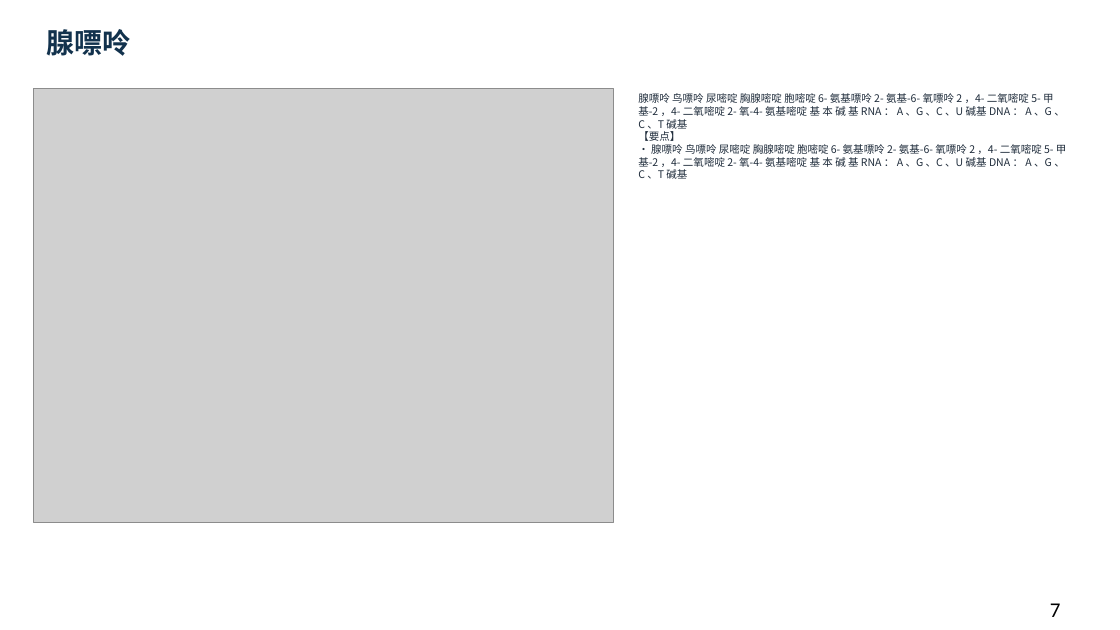
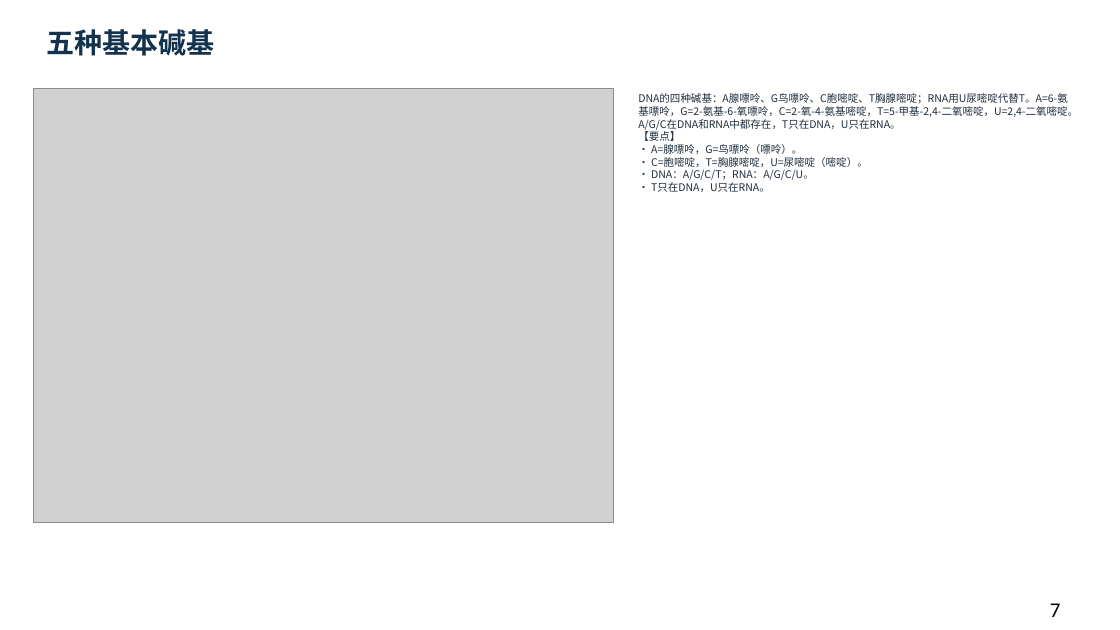
Before and after one commit to newkan-li/Biochemistry, a slide deck: slide 7 of downloads/bc11-ai-style.pptx. Drawn at 1120x630 pixels with LibreOffice and Linux fonts; fonts in the diff are those of the drawing; grey boxes stand for pictures. Boxes give left, top, right and bottom in pixels: in the first picture for what was removed or moved away, otherwise in the second. Text is boxed around its words. In the diff, an @@ line names an element or a change of style, - is before the commit and + after.

```diff
--- a/downloads/bc11-ai-style.pptx
+++ b/downloads/bc11-ai-style.pptx
@@ text at box(46, 29, 214, 56): text changed @@
-腺嘌呤
+五种基本碱基
@@ text at box(638, 93, 1078, 192): text changed @@
-腺嘌呤 鸟嘌呤 尿嘧啶 胸腺嘧啶 胞嘧啶 6- 氨基嘌呤 2- 氨基-6- 氧嘌呤 2 ，4- 二氧嘧啶 5- 甲基-2 ，4- 二氧嘧啶 2- 氧-4- 氨基嘧啶 基 本 碱 基 RNA ： A 、G 、C 、U 碱基 DNA ： A 、G 、C 、T 碱基
-【要点】
-• 腺嘌呤 鸟嘌呤 尿嘧啶 胸腺嘧啶 胞嘧啶 6- 氨基嘌呤 2- 氨基-6- 氧嘌呤 2 ，4- 二氧嘧啶 5- 甲基-2 ，4- 二氧嘧啶 2- 氧-4- 氨基嘧啶 基 本 碱 基 RNA ： A 、G 、C 、U 碱基 DNA ： A 、G 、C 、T 碱基
+DNA的四种碱基：A腺嘌呤、G鸟嘌呤、C胞嘧啶、T胸腺嘧啶；RNA用U尿嘧啶代替T。A=6-氨基嘌呤，G=2-氨基-6-氧嘌呤，C=2-氧-4-氨基嘧啶，T=5-甲基-2,4-二氧嘧啶，U=2,4-二氧嘧啶。A/G/C在DNA和RNA中都存在，T只在DNA，U只在RNA。
+【要点】
+• A=腺嘌呤，G=鸟嘌呤（嘌呤）。
+• C=胞嘧啶，T=胸腺嘧啶，U=尿嘧啶（嘧啶）。
+• DNA：A/G/C/T；RNA：A/G/C/U。
+• T只在DNA，U只在RNA。
```
Also in this commit, not shown: 2 other slides changed, 6 other files.
